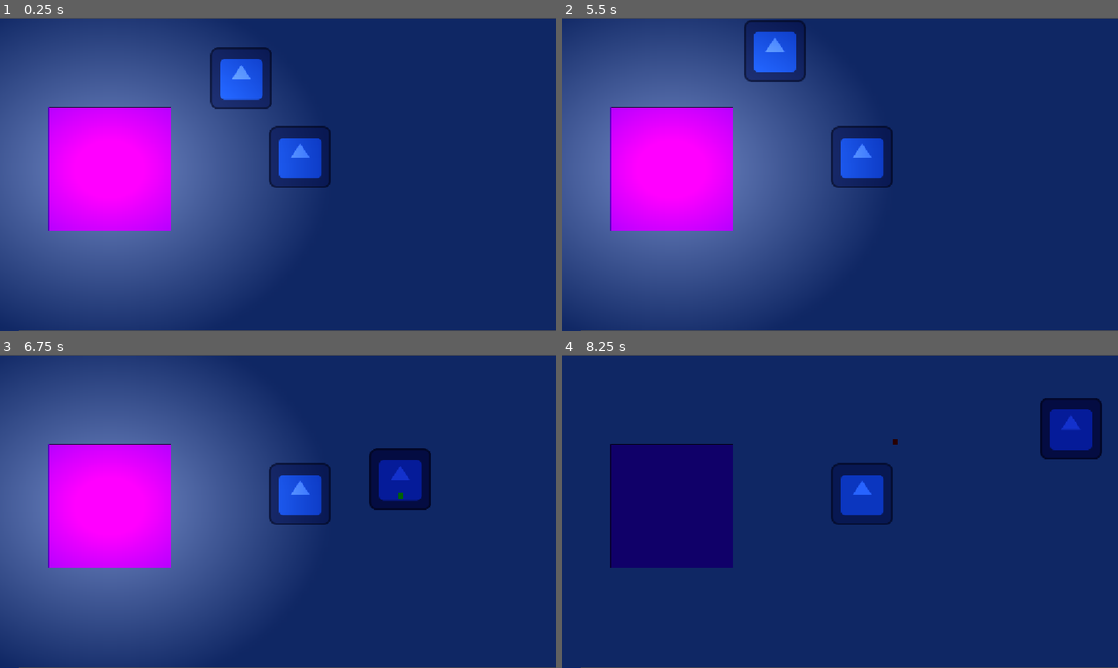
Above: before the commit, frames 1-4 (two rows, left to right).
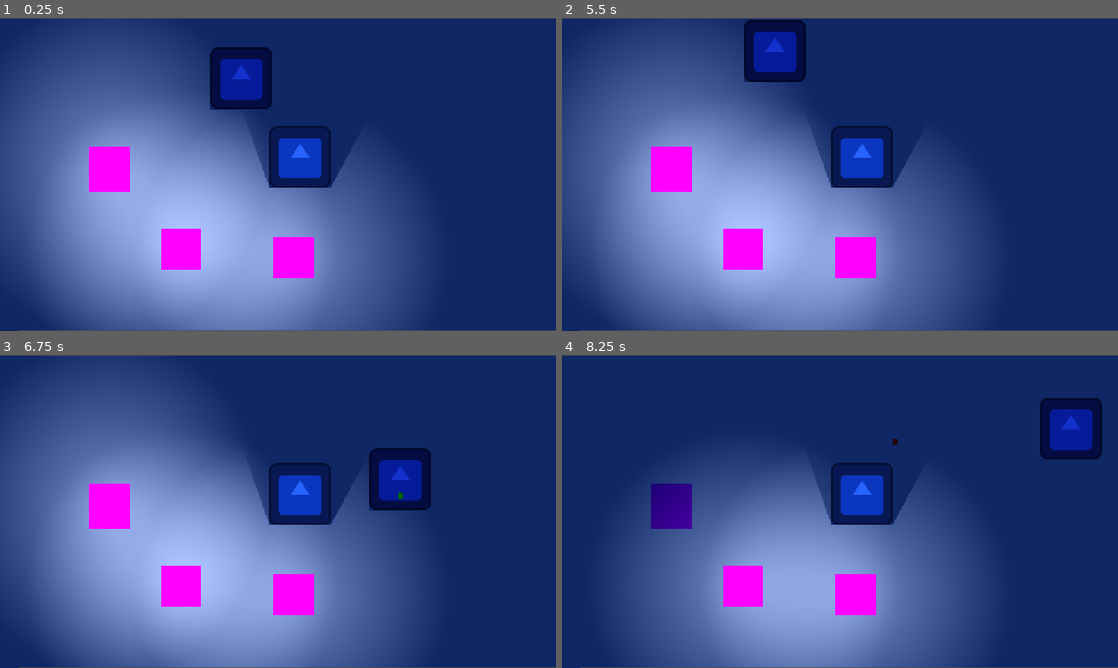
Above: after the commit, the same moments.

Repository: JanuF/Project_JL
Game: Godot game, scene res://Main.tscn
Two runs of this game, one before a commit and one after it. Both use one fixed random seed, a clock stepped at 60 frames per second and the inputs below. The engine's default icon, where the game draws it, is replaced by a stand-in: a white triangle on a blue panel in a dark square.
Inputs (mouse positions are in pixels of both pictures, inside the frame that each line leads up to):
- Up to frame 1 (0.25 s): no input
- Up to frame 2 (5.5 s): tap Enter at 0.5, 4.25 s; move the mouse to (962, 158) at 0.52 s; hold D (right) 0.53-1.28 s; right-click (962, 158) at 0.6 s; move the mouse to (728, 190) at 1.27 s; hold S (down) 1.28-2.03 s; click (728, 190) at 1.35 s; right-click (728, 190) at 1.55 s; tap Space at 2, 5 s; move the mouse to (895, 105) at 2.02 s; hold D (right) 2.03-2.78 s; right-click (895, 105) at 2.1 s; move the mouse to (812, 237) at 2.77 s; hold W (up) 2.78-3.53 s; right-click (812, 237) at 2.85 s; move the mouse to (1006, 221) at 3.52 s; hold A (left) 3.53-5.03 s; click (1006, 221) at 3.6 s; right-click (1006, 221) at 3.8 s; move the mouse to (673, 127) at 4.27 s; right-click (673, 127) at 4.35 s; move the mouse to (867, 174) at 5.02 s; hold S (down) from 5.03 s (still down); right-click (867, 174) at 5.1 s
- Up to frame 3 (6.75 s): move the mouse to (194, 433) at 5.77 s; release S (down) at 5.78 s; hold D (right) 5.78-6.53 s; click (194, 433) at 5.85 s; right-click (194, 433) at 6.05 s; move the mouse to (400, 495) at 6.52 s; hold W (up) from 6.53 s (still down); right-click (400, 495) at 6.6 s
- Up to frame 4 (8.25 s): move the mouse to (728, 527) at 7.27 s; release W (up) at 7.28 s; hold D (right) 7.28-8.03 s; right-click (728, 527) at 7.35 s; move the mouse to (895, 442) at 8.02 s; hold S (down) from 8.03 s (still down); click (895, 442) at 8.1 s

The runs differ from the first frame. In frame 1, 37% of the frame differs, in the area x 8-75%, y 10-100%; in frame 2, 37%; in frame 3, 36%; in frame 4, 37%.

Commit message:
Added multiple lights calcuations, added changing ligths strength #13

Diff:
--- a/kurayami/Light.tscn
+++ b/kurayami/Light.tscn
@@ -8,6 +8,7 @@
 colors = PackedColorArray(1, 1, 1, 1, 0, 0, 0, 1)
 
 [sub_resource type="GradientTexture2D" id="GradientTexture2D_lw856"]
+resource_local_to_scene = true
 gradient = SubResource("Gradient_mla15")
 fill = 1
 fill_from = Vector2(0.5, 0.5)
@@ -19,12 +20,16 @@
 [node name="Light" type="Node2D" unique_id=1749419172]
 scale = Vector2(0.5, 0.5)
 script = ExtResource("1_v1p71")
+light_radius = 100.0
 
 [node name="Sprite2D" type="Sprite2D" parent="." unique_id=1243207954]
 texture = SubResource("NoiseTexture2D_qrgxw")
 
 [node name="PointLight2D" type="PointLight2D" parent="." unique_id=983901837]
 scale = Vector2(29.159985, 23.880003)
+range_z_min = -2000
+range_z_max = 2000
+shadow_enabled = true
 texture = SubResource("GradientTexture2D_lw856")
 
 [node name="StaticBody2D" type="StaticBody2D" parent="." unique_id=1380609017]
--- a/kurayami/Main.tscn
+++ b/kurayami/Main.tscn
@@ -21,12 +21,22 @@
 
 [node name="Light" parent="." unique_id=1749419172 instance=ExtResource("2_r0du0")]
 position = Vector2(227, 313)
+scale = Vector2(0.16456354, 0.18090884)
+light_radius = 400.0
 
-[node name="Player" parent="." unique_id=1525202441 node_paths=PackedStringArray("light") instance=ExtResource("1_uu6xs")]
+[node name="Light2" parent="." unique_id=1814467631 instance=ExtResource("2_r0du0")]
+position = Vector2(375, 479)
+scale = Vector2(0.16508526, 0.16631337)
+light_radius = 400.0
+
+[node name="Light3" parent="." unique_id=604845898 instance=ExtResource("2_r0du0")]
+position = Vector2(608, 495)
+scale = Vector2(0.16508526, 0.16631337)
+light_radius = 400.0
+
+[node name="Player" parent="." unique_id=1525202441 groups=["lights"] instance=ExtResource("1_uu6xs")]
 position = Vector2(500, 125)
 speed = 300.0
-light = NodePath("../Light")
-light_radius = 500.0
 darkness_threshold = 0.3
 gun_range = 1000.0
 teleport_distance = 300.0
--- a/kurayami/project.godot
+++ b/kurayami/project.godot
@@ -19,6 +19,10 @@
 
 window/stretch/mode="canvas_items"
 window/stretch/aspect="expand"
+
+[global_group]
+
+lights=""
 
 [input]
 
--- a/kurayami/scripts/light.gd
+++ b/kurayami/scripts/light.gd
@@ -1,13 +1,56 @@
+@tool
 class_name GameLight
 extends Node2D
 
-var is_on: bool = true
+const VISUAL_RADIUS_MULTIPLIER: float = 5.0
+
+@export_range(100.0, 5000.0, 100.0) var light_radius: float = 500.0:
+	set(value):
+		light_radius = value
+		_update_visual_radius()
+
 @onready var hitbox: StaticBody2D = $StaticBody2D
 
+var is_on: bool = true
+
+
+func _ready() -> void:
+	if not Engine.is_editor_hint():
+		add_to_group("lights")
+
+	_update_visual_radius()
+
+
+func _update_visual_radius() -> void:
+	var point_light := get_node_or_null("PointLight2D") as PointLight2D
+
+	if point_light == null or point_light.texture == null:
+		return
+
+	var gradient_texture := point_light.texture as GradientTexture2D
+
+	if gradient_texture == null:
+		return
+
+	var base_radius: float = float(min(
+		gradient_texture.width,
+		gradient_texture.height
+	)) * 0.5
+
+	if base_radius <= 0.0:
+		return
+
+	var scale_factor: float = (
+		light_radius / base_radius
+	) * VISUAL_RADIUS_MULTIPLIER
+
+	point_light.scale = Vector2.ONE * scale_factor
+
+
 func shot() -> void:
-	print("LIGHT SHOT")
+	if Engine.is_editor_hint():
+		return
+
 	is_on = false
-	print("is_on: ", is_on)
-
 	$PointLight2D.enabled = false
 	$Sprite2D.modulate = Color.DIM_GRAY
--- a/kurayami/scripts/player.gd
+++ b/kurayami/scripts/player.gd
@@ -1,9 +1,6 @@
 extends CharacterBody2D
 
 @export var speed: float = 300.0
-
-@export var light: GameLight
-@export var light_radius: float = 500.0
 @export var darkness_threshold: float = 0.3
 @export var gun_range: float = 1000.0
 
@@ -25,33 +22,6 @@
 	if Input.is_action_just_pressed("teleport"):
 		teleport()
 
-
-func get_brightness_at(target_position: Vector2) -> float:
-	if not light.is_on:
-		return 0.0
-
-	var distance := target_position.distance_to(light.global_position)
-
-	var brightness := 1.0 - (distance / light_radius)
-	brightness = clamp(brightness, 0.0, 1.0)
-
-	var space_state := get_world_2d().direct_space_state
-
-	var query := PhysicsRayQueryParameters2D.create(
-		target_position,
-		light.global_position
-	)
-
-	query.exclude = [self, light.hitbox]
-
-	var result := space_state.intersect_ray(query)
-
-	if result:
-		print("LIGHT RAY HIT: ", result.collider)
-		brightness = 0.0
-
-	return brightness
-
 func calculate_brightness() -> void:
 	var brightness := get_brightness_at(global_position)
 
@@ -62,7 +32,68 @@
 	else:
 		$Sprite2D.modulate = Color.WHITE
 
-	print(brightness)
+func get_brightness_at(target_position: Vector2) -> float:
+	var brightest: float = 0.0
+
+	for node in get_tree().get_nodes_in_group("lights"):
+		var game_light := node as GameLight
+
+		if game_light == null:
+			continue
+
+		var brightness: float = get_light_brightness(
+			target_position,
+			game_light
+		)
+
+		brightest = max(brightest, brightness)
+
+	return brightest
+
+
+func get_light_brightness(
+	target_position: Vector2,
+	game_light: GameLight
+) -> float:
+	if not game_light.is_on:
+		return 0.0
+
+	var distance: float = target_position.distance_to(
+		game_light.global_position
+	)
+
+	if distance > game_light.light_radius:
+		return 0.0
+
+	var brightness: float = 1.0 - (
+		distance / game_light.light_radius
+	)
+
+	# Check whether an object blocks this light.
+	var space_state := get_world_2d().direct_space_state
+
+	var query := PhysicsRayQueryParameters2D.create(
+		target_position,
+		game_light.global_position
+	)
+
+	# Don't let the ray hit the player or any of the light hitboxes.
+	var exclusions: Array[RID] = [self.get_rid()]
+
+	for node in get_tree().get_nodes_in_group("lights"):
+		var other_light := node as GameLight
+
+		if other_light != null:
+			exclusions.append(other_light.hitbox.get_rid())
+
+	query.exclude = exclusions
+
+	var result := space_state.intersect_ray(query)
+
+	if result:
+		return 0.0
+
+	return brightness
 
 func teleport() -> void:
 	var target := get_global_mouse_position()
@@ -71,13 +102,18 @@
 		global_position = target
 
 func can_teleport_to(target: Vector2) -> bool:
+	var target_brightness: float = get_brightness_at(target)
+
+	print(
+		"PLAYER DARK: ", is_in_darkness,
+		" | TARGET BRIGHTNESS: ", target_brightness
+	)
+
 	if not is_in_darkness:
 		return false
 
 	if global_position.distance_to(target) > teleport_distance:
 		return false
-
-	var target_brightness := get_brightness_at(target)
 
 	if target_brightness > darkness_threshold:
 		return false
